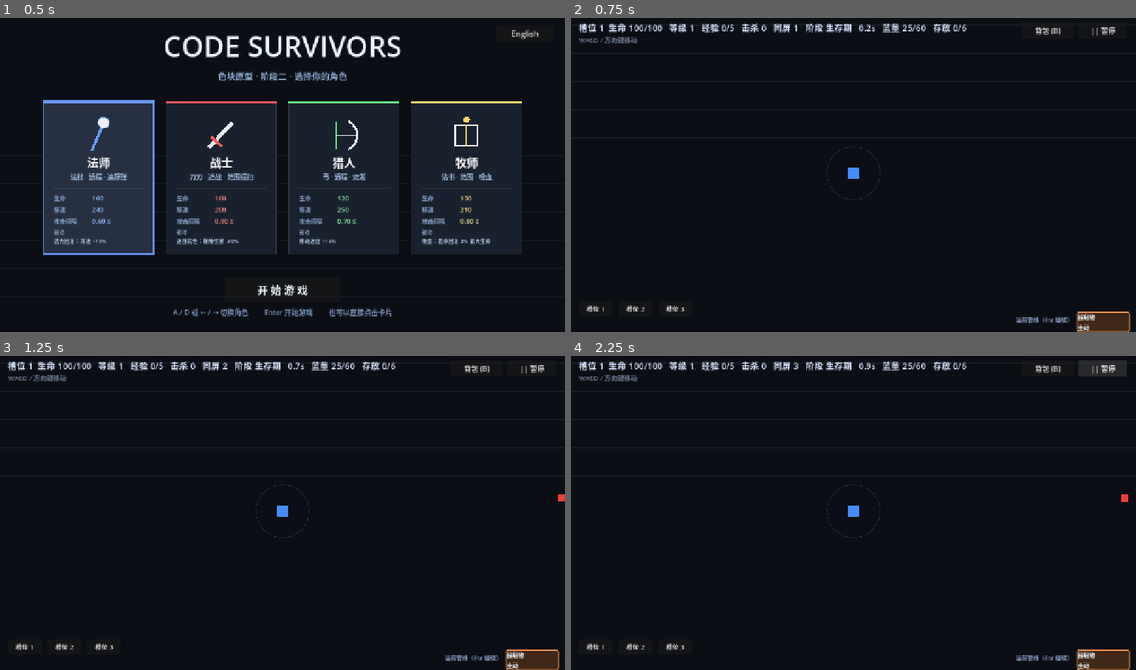
Above: before the commit, frames 1-4 (two rows, left to right).
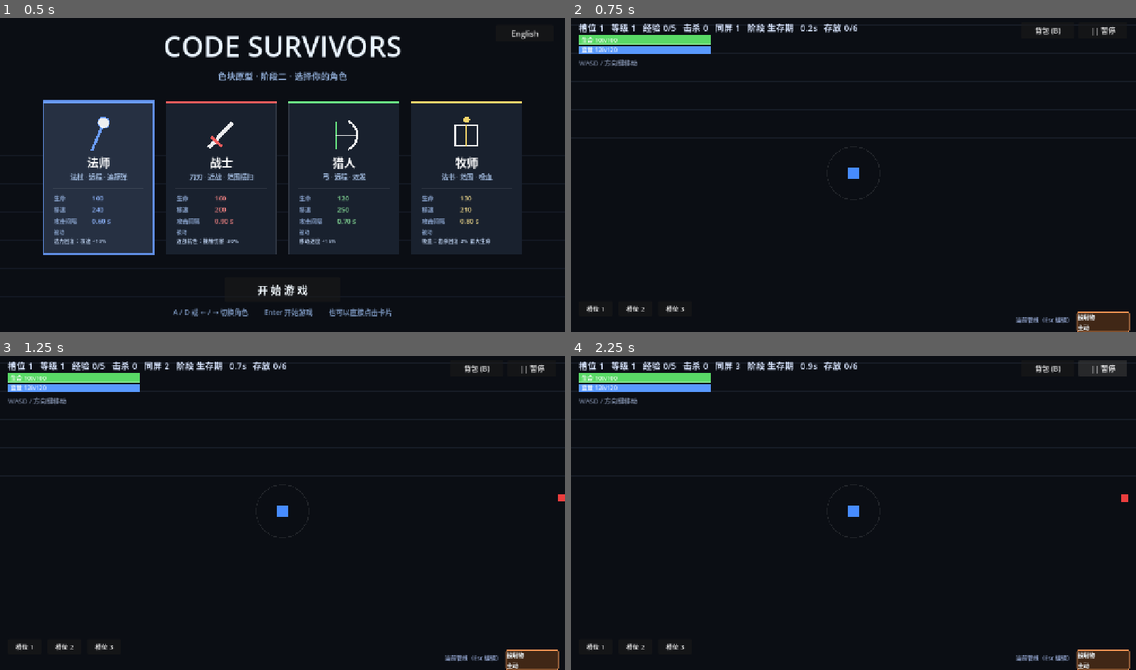
Above: after the commit, the same moments.

Repository: El-even1/code-survivors
Game: Godot game, scene res://scenes/start.tscn
The game is run twice, just before and just after one commit, with the same random seed, the same clock (stepped at 60 frames per second) and the same inputs.
Inputs:
- Up to frame 1 (0.5 s): no input
- Up to frame 2 (0.75 s): click "开 始 游 戏" at 0.5 s
- Up to frame 3 (1.25 s): no input
- Up to frame 4 (2.25 s): click "|| 暂停" at 1.25 s; click "> 继续" at 2 s

Frame 1 is identical in both runs. In frame 2, 2.6% of the frame differs, in the area x 1-70%, y 1-16%; in frame 3, 2.7%; in frame 4, 2.7%.

Commit message:
feat: 生命/蓝量改为血条蓝条，蓝量改为施法资源（每次施法扣蓝+自动回蓝），移除建造蓝量上限

Diff:
--- a/scripts/core/proto_sim.gd
+++ b/scripts/core/proto_sim.gd
@@ -34,6 +34,11 @@
 var player_speed := Tuning.PLAYER_SPEED
 var alive := true
 var iframe_timer := 0.0
+
+## ---------- 蓝量（每次施法消耗，持续回复）----------
+var mana := 100.0
+var mana_max := 100.0
+var mana_regen := 8.0
 
 ## ---------- Attack System ----------
 var attack_cooldown := 0.60
@@ -128,6 +133,11 @@
 	base_attack_cooldown = char_base_cooldown
 	attack_cooldown = char_base_cooldown
 	attack_timer = 0.0
+
+	# 蓝量池与回复（按角色）
+	mana_max = float(cfg.get("mana", 100.0))
+	mana = mana_max
+	mana_regen = float(cfg.get("mana_regen", 8.0))
 
 	if cid == "mage":
 		base_attack_damage = 25.0
@@ -347,12 +357,8 @@
 ## ---------- 建造约束：蓝量 / 链路方向 / 存放区 ----------
 ## 一条管线槽已用蓝量
 func slot_mana_used(slot_idx: int) -> int:
-	if slot_idx < 0 or slot_idx >= slots.size():
-		return 0
-	var total := 0
-	for b in slots[slot_idx]:
-		total += BlockLibrary.mana_cost(String(b.id))
-	return total
+	# 兼容旧接口：现在返回「每次施法耗蓝」
+	return cast_mana_cost(slot_idx)
 
 
 ## 存放区（未装备的指令块）已用格子
@@ -395,23 +401,18 @@
 	else:
 		return "socket_full"
 
-	# 蓝量：替换时只算增量
-	var cost := BlockLibrary.mana_cost(block_id)
-	var delta := cost
-	if socket == 0:
-		var old_action := slot_action_id(slot_idx)
-		if old_action != "":
-			delta = cost - BlockLibrary.mana_cost(old_action)
-	else:
-		var mods2 := _modifier_indices(slot_idx)
-		var mi2 := socket - 1
-		if mi2 < mods2.size():
-			var old_mod: CommandBlock = slots[slot_idx][mods2[mi2]]
-			delta = cost - BlockLibrary.mana_cost(String(old_mod.id))
-	if slot_mana_used(slot_idx) + delta > BlockLibrary.MANA_MAX:
-		return "mana_low"
-
+	# 蓝量不再是建造预算：每块只影响「每次施法耗蓝」，由 cast_mana_cost() 汇总
 	return ""
+
+
+## 该管线槽每次施法的耗蓝（主动块 + 所有修饰块叠加）
+func cast_mana_cost(slot_idx: int) -> int:
+	if slot_idx < 0 or slot_idx >= slots.size():
+		return 0
+	var total := 0
+	for b in slots[slot_idx]:
+		total += BlockLibrary.cast_cost(String(b.id))
+	return total
 
 
 ## 把掉落块放进指定插槽：类型匹配 + 链路顺序 + 蓝量上限，任一不满足都会被拒
@@ -563,11 +564,15 @@
 
 	_move_enemies(delta)
 
+	# 蓝量持续回复
+	mana = minf(mana_max, mana + mana_regen * delta)
+
 	attack_timer -= delta
 	if attack_timer <= 0.0:
-		# 攻击范围内没有目标就保持待发（不消耗冷却、不播攻击特效），
-		# 目标一进圈立刻开火
-		if _has_target_in_range():
+		# 攻击范围内有目标、且蓝够施法才开火；否则保持待发（进圈/回蓝后立刻打）
+		var cast_cost := cast_mana_cost(active_slot)
+		if _has_target_in_range() and mana >= float(cast_cost):
+			mana -= float(cast_cost)
 			attack_timer = attack_cooldown
 			attack_flash = 0.15
 			_fire_attack()
--- a/scripts/data/block_library.gd
+++ b/scripts/data/block_library.gd
@@ -18,27 +18,26 @@
 ## 每次击杀掉落指令块的概率
 const DROP_CHANCE := 0.08
 
-## 建造约束：每条管线槽的蓝量上限 / 背包存放区格子上限
-const MANA_MAX := 60
+## 建造约束：背包存放区格子上限
 const STORAGE_CAP := 6
 
-## 每块占用的蓝量（主动块贵，修饰块便宜）
-const MANA_COST := {
-	"action_projectile": 25,
-	"action_melee": 25,
-	"action_field": 30,
-	"action_aoe": 30,
-	"mod_penetrate": 15,
-	"mod_multi": 20,
-	"mod_track": 15,
-	"mod_range": 20,
-	"mod_cooldown": 15,
-	"mod_dot": 20,
+## 每次施法耗蓝：主动块 + 各个修饰块叠加（块越多每次施法越贵）
+const CAST_COST := {
+	"action_projectile": 6,
+	"action_melee": 6,
+	"action_field": 8,
+	"action_aoe": 8,
+	"mod_penetrate": 2,
+	"mod_multi": 4,
+	"mod_track": 3,
+	"mod_range": 3,
+	"mod_cooldown": 2,
+	"mod_dot": 3,
 }
 
 
-static func mana_cost(block_id: String) -> int:
-	return int(MANA_COST.get(block_id, 15))
+static func cast_cost(block_id: String) -> int:
+	return int(CAST_COST.get(block_id, 3))
 
 ## 本角色可用的全部指令块（通用 + 专属）
 static func for_char(cid: String) -> Array[String]:
--- a/scripts/data/i18n.gd
+++ b/scripts/data/i18n.gd
@@ -50,9 +50,11 @@
 		"hud_mana": "蓝量 %d/%d",
 		"hud_storage": "存放 %d/%d",
 		"backpack_workshop": "魔法工坊 · 管线（从左往右生效）",
-		"backpack_mana": "蓝量 %d/%d　　存放区 %d/%d",
-		"socket_block": "%s\n蓝量 %d",
-		"chip_mana": "蓝量 %d",
+		"backpack_mana": "每次施法耗蓝 %d　　蓝量 %d/%d　　回蓝 %.1f/s　　存放区 %d/%d",
+		"socket_block": "%s\n耗蓝 %d",
+		"chip_mana": "耗蓝 %d",
+		"bar_hp": "生命 %d/%d",
+		"bar_mana": "蓝量 %d/%d",
 		"reason_not_allowed": "该角色不能使用这个指令块",
 		"reason_no_stock": "存放区里没有这个指令块",
 		"reason_wrong_kind": "槽位类型不匹配",
@@ -122,9 +124,11 @@
 		"hud_mana": "Mana %d/%d",
 		"hud_storage": "Stock %d/%d",
 		"backpack_workshop": "Magic Workshop · Pipeline (left → right)",
-		"backpack_mana": "Mana %d/%d　　Storage %d/%d",
-		"socket_block": "%s\nMana %d",
-		"chip_mana": "Mana %d",
+		"backpack_mana": "Cast cost %d　　Mana %d/%d　　Regen %.1f/s　　Storage %d/%d",
+		"socket_block": "%s\nCost %d",
+		"chip_mana": "Cost %d",
+		"bar_hp": "HP %d/%d",
+		"bar_mana": "Mana %d/%d",
 		"reason_not_allowed": "This character can't use that block",
 		"reason_no_stock": "No such block in storage",
 		"reason_wrong_kind": "Wrong socket type",
--- a/scripts/data/tuning.gd
+++ b/scripts/data/tuning.gd
@@ -6,12 +6,12 @@
 ## Principle: All adjustable params here. Designers edit values, not code.
 
 ## ---------- Character Base Attributes ----------
-## Each character's base HP, speed, attack cooldown, weapon, passive
+## Each character's base HP, speed, attack cooldown, weapon, passive, mana pool/regen
 const CHARACTER_BASE := {
-	"mage":    {"name": "Mage",    "hp": 100.0, "speed": 240.0, "attack_cooldown": 0.60, "weapon": "Staff",   "passive": "Mana Regen: +10% attack speed"},
-	"warrior": {"name": "Warrior", "hp": 160.0, "speed": 200.0, "attack_cooldown": 0.90, "weapon": "Blade",   "passive": "Melee Resist: -30% contact damage"},
-	"hunter":  {"name": "Hunter",  "hp": 120.0, "speed": 250.0, "attack_cooldown": 0.70, "weapon": "Bow",     "passive": "Move +15%"},
-	"priest":  {"name": "Priest",  "hp": 130.0, "speed": 210.0, "attack_cooldown": 0.80, "weapon": "Tome",    "passive": "Lifesteal: +2% max HP on kill"},
+	"mage":    {"name": "Mage",    "hp": 100.0, "speed": 240.0, "attack_cooldown": 0.60, "weapon": "Staff",   "passive": "Mana Regen: +10% attack speed", "mana": 120.0, "mana_regen": 10.0},
+	"warrior": {"name": "Warrior", "hp": 160.0, "speed": 200.0, "attack_cooldown": 0.90, "weapon": "Blade",   "passive": "Melee Resist: -30% contact damage", "mana": 80.0, "mana_regen": 6.0},
+	"hunter":  {"name": "Hunter",  "hp": 120.0, "speed": 250.0, "attack_cooldown": 0.70, "weapon": "Bow",     "passive": "Move +15%", "mana": 100.0, "mana_regen": 8.0},
+	"priest":  {"name": "Priest",  "hp": 130.0, "speed": 210.0, "attack_cooldown": 0.80, "weapon": "Tome",    "passive": "Lifesteal: +2% max HP on kill", "mana": 110.0, "mana_regen": 9.0},
 }
 
 ## ---------- Player (current character) ----------
--- a/scripts/ui/backpack_view.gd
+++ b/scripts/ui/backpack_view.gd
@@ -64,7 +64,7 @@
 		if bid == "":
 			label.text = caption
 		else:
-			label.text = I18n.ui("socket_block") % [I18n.block_name(bid), BlockLibrary.mana_cost(bid)]
+			label.text = I18n.ui("socket_block") % [I18n.block_name(bid), BlockLibrary.cast_cost(bid)]
 
 
 ## 存放区面板：接住从格子拖回来的块
@@ -351,10 +351,9 @@
 		sim.attack_pierce,
 	]
 	mana_label.text = I18n.ui("backpack_mana") % [
-		sim.slot_mana_used(editing_slot),
-		BlockLibrary.MANA_MAX,
-		sim.storage_used(),
-		BlockLibrary.STORAGE_CAP,
+		sim.cast_mana_cost(editing_slot),
+		int(sim.mana), int(sim.mana_max), sim.mana_regen,
+		sim.storage_used(), BlockLibrary.STORAGE_CAP,
 	]
 
 	var action_id: String = sim.slot_action_id(editing_slot)
@@ -404,7 +403,7 @@
 		var lbl := Label.new()
 		lbl.text = "%s ×%d\n%s" % [
 			I18n.block_name(bid), count,
-			I18n.ui("chip_mana") % BlockLibrary.mana_cost(bid),
+			I18n.ui("chip_mana") % BlockLibrary.cast_cost(bid),
 		]
 		lbl.position = Vector2(8, 4)
 		lbl.add_theme_font_size_override("font_size", 13)
--- a/scripts/ui/proto_view.gd
+++ b/scripts/ui/proto_view.gd
@@ -4,6 +4,26 @@
 ## Only "see": reads ProtoSim snapshot, draws with placeholder color blocks
 ## All drawing uses draw_* single batch, avoids per-frame node creation (doc: object pool + draw call)
 
+
+## 血条 / 蓝条：纯色块条 + 内嵌数值文本
+class StatBar extends Control:
+	var ratio := 1.0
+	var fill_col := Color(0.85, 0.3, 0.3)
+	var bg_col := Color(0.11, 0.13, 0.18)
+	var text := ""
+
+	func _draw() -> void:
+		var r := Rect2(Vector2.ZERO, size)
+		draw_rect(r, bg_col, true)
+		var w: float = size.x * clampf(ratio, 0.0, 1.0)
+		if w > 0.0:
+			draw_rect(Rect2(Vector2.ZERO, Vector2(w, size.y)), fill_col, true)
+		draw_rect(r, Color(1, 1, 1, 0.25), false, 1.0)
+		var font := ThemeDB.fallback_font
+		draw_string(font, Vector2(6, size.y - 5), text, HORIZONTAL_ALIGNMENT_LEFT, -1, 13,
+			Color(1, 1, 1, 0.92))
+
+
 var sim
 
 ## AoE visual pulse
@@ -15,6 +35,8 @@
 @onready var cam2d: Camera2D = get_node("Camera2D")
 
 var stat_label: Label
+var hp_bar: StatBar
+var mana_bar: StatBar
 var result_label: Label
 var upgrade_panel: CanvasLayer
 var upgrade_buttons: Array = []
@@ -69,16 +91,29 @@
 	stat_label.add_theme_color_override("font_color", Color(0.85, 0.9, 1.0))
 	layer.add_child(stat_label)
 
+	# 血条 / 蓝条（纯色块条）
+	hp_bar = StatBar.new()
+	hp_bar.position = Vector2(18, 46)
+	hp_bar.size = Vector2(300, 22)
+	hp_bar.fill_col = Color(0.85, 0.28, 0.28)
+	layer.add_child(hp_bar)
+
+	mana_bar = StatBar.new()
+	mana_bar.position = Vector2(18, 72)
+	mana_bar.size = Vector2(300, 18)
+	mana_bar.fill_col = Color(0.35, 0.6, 1.0)
+	layer.add_child(mana_bar)
+
 	var hint := Label.new()
 	hint.text = I18n.ui("hud_move")
-	hint.position = Vector2(18, 46)
+	hint.position = Vector2(18, 98)
 	hint.add_theme_font_size_override("font_size", 15)
 	hint.add_theme_color_override("font_color", Color(0.45, 0.5, 0.6))
 	layer.add_child(hint)
 
 	# 拾取指令块提示
 	toast_label = Label.new()
-	toast_label.position = Vector2(18, 70)
+	toast_label.position = Vector2(18, 120)
 	toast_label.add_theme_font_size_override("font_size", 17)
 	toast_label.add_theme_color_override("font_color", Color(0.85, 0.7, 1.0))
 	toast_label.visible = false
@@ -311,18 +346,32 @@
 	var slot_tag := I18n.ui("hud_slot") % (sim.get_active_slot() + 1)
 	if is_paused:
 		slot_tag += " " + I18n.ui("hud_paused")
-	stat_label.text = "%s  %s %d/%d   %s %d   %s %d/%d   %s %d   %s %d   %s %s   %.1fs   %s   %s" % [
+	stat_label.text = "%s   %s %d   %s %d/%d   %s %d   %s %d   %s %s   %.1fs   %s" % [
 		slot_tag,
-		I18n.ui("hud_hp"), int(sim.player_hp), int(sim.player_max_hp),
 		I18n.ui("hud_lv"), sim.level,
 		I18n.ui("hud_xp"), int(sim.xp), int(sim.xp_to_next),
 		I18n.ui("hud_kills"), sim.kills,
 		I18n.ui("hud_onscreen"), sim.enemy_pos.size(),
 		I18n.ui("hud_phase"), I18n.phase_name(sim.elapsed),
 		sim.elapsed,
-		I18n.ui("hud_mana") % [sim.slot_mana_used(sim.get_active_slot()), BlockLibrary.MANA_MAX],
 		I18n.ui("hud_storage") % [sim.storage_used(), BlockLibrary.STORAGE_CAP],
 	]
+
+	# 血条 / 蓝条数值与比例
+	var hp_ratio: float = 0.0
+	if sim.player_max_hp > 0.0:
+		hp_ratio = clampf(sim.player_hp / sim.player_max_hp, 0.0, 1.0)
+	hp_bar.ratio = hp_ratio
+	hp_bar.fill_col = Color(0.85, 0.28, 0.28).lerp(Color(0.35, 0.85, 0.4), hp_ratio)
+	hp_bar.text = I18n.ui("bar_hp") % [int(sim.player_hp), int(sim.player_max_hp)]
+	hp_bar.queue_redraw()
+
+	var mana_ratio: float = 0.0
+	if sim.mana_max > 0.0:
+		mana_ratio = clampf(sim.mana / sim.mana_max, 0.0, 1.0)
+	mana_bar.ratio = mana_ratio
+	mana_bar.text = I18n.ui("bar_mana") % [int(sim.mana), int(sim.mana_max)]
+	mana_bar.queue_redraw()
 
 
 ## Camera follow: keep player at viewport center, smooth lerp
--- a/tests/test_proto.gd
+++ b/tests/test_proto.gd
@@ -36,6 +36,7 @@
 	test_attack_only_when_in_range()
 	test_warrior_cleave_hits_area()
 	test_block_library_and_sockets()
+	test_casting_consumes_mana()
 	test_modifier_changes_attack()
 	test_pipeline_empty()
 	test_pipeline_modifier_chain()
@@ -375,12 +376,12 @@
 	check(sim2.equip_socket(0, 1, "mod_penetrate"), "装入第一格成功")
 	sim2.grant_block("mod_cooldown")
 	check(sim2.equip_socket(0, 2, "mod_cooldown"), "装入第二格成功")
-	check(sim2.slot_mana_used(0) == 25 + 15 + 15, "蓝量按块累计")
-
-	# 蓝量上限：超过就不能再装（战士可用 mod_range，20 蓝）
+	check(sim2.cast_mana_cost(0) == 6 + 2 + 2, "每次施法耗蓝 = 主动 + 修饰叠加")
+
+	# 不再有建造蓝量上限：第三格也能装，只是每次施法更贵
 	sim2.grant_block("mod_range")
-	check(sim2.can_equip_socket(0, 3, "mod_range") == "mana_low", "蓝量不足时拒绝装备")
-	check(sim2.equip_socket(0, 3, "mod_range") == false, "蓝量不足装不进去")
+	check(sim2.equip_socket(0, 3, "mod_range"), "第三格也能装（无建造蓝量上限）")
+	check(sim2.cast_mana_cost(0) == 6 + 2 + 2 + 3, "块越多每次施法越贵")
 
 	# 存放区上限：最多 6 格
 	var sim3 := ProtoSim.new()
@@ -394,6 +395,39 @@
 	check(sim3.storage_free() == 0, "存放区没有空位")
 
 
+## 蓝量是施法资源：施法扣蓝、蓝不够不施法、随时间回复
+func test_casting_consumes_mana() -> void:
+	var sim := ProtoSim.new()
+	sim._select_char("mage")
+	sim.enemy_pos.append(sim.player_pos + Vector2(20.0, 0.0))
+	sim.enemy_hp.append(500.0)
+	sim.enemy_id.append(0)
+	sim.attack_timer = 0.0
+
+	var mana0: float = sim.mana
+	var cost: int = sim.cast_mana_cost(0)
+	check(cost > 0, "管线有施法耗蓝")
+	sim.step(0.016, Vector2.ZERO)
+	check(sim.mana < mana0, "施法消耗蓝量")
+	var expect: float = mana0 + sim.mana_regen * 0.016 - float(cost)
+	check(absf(sim.mana - expect) < 0.5, "扣蓝量等于管线耗蓝（含当帧回复）")
+
+	# 蓝不够：不施法
+	sim.mana = 0.0
+	sim.attack_timer = 0.0
+	var hp_before: float = sim.enemy_hp[0]
+	sim.step(0.016, Vector2.ZERO)
+	check(sim.enemy_hp[0] >= hp_before, "蓝量不足时不施法")
+
+	# 无目标时也能回蓝
+	sim.enemy_pos.clear()
+	sim.enemy_hp.clear()
+	sim.enemy_id.clear()
+	sim.mana = 0.0
+	sim.step(1.0, Vector2.ZERO)
+	check(sim.mana > 0.0, "蓝量随时间自动回复")
+
+
 func test_modifier_changes_attack() -> void:
 	var sim := ProtoSim.new()
 	sim._select_char("mage")
Binary file changed: screenshots/stage2_battle_warrior_zh.png
Binary file changed: screenshots/stage2_battle_warrior_zh_backpack.png
Not shown, changed: tests/proto_results.txt
